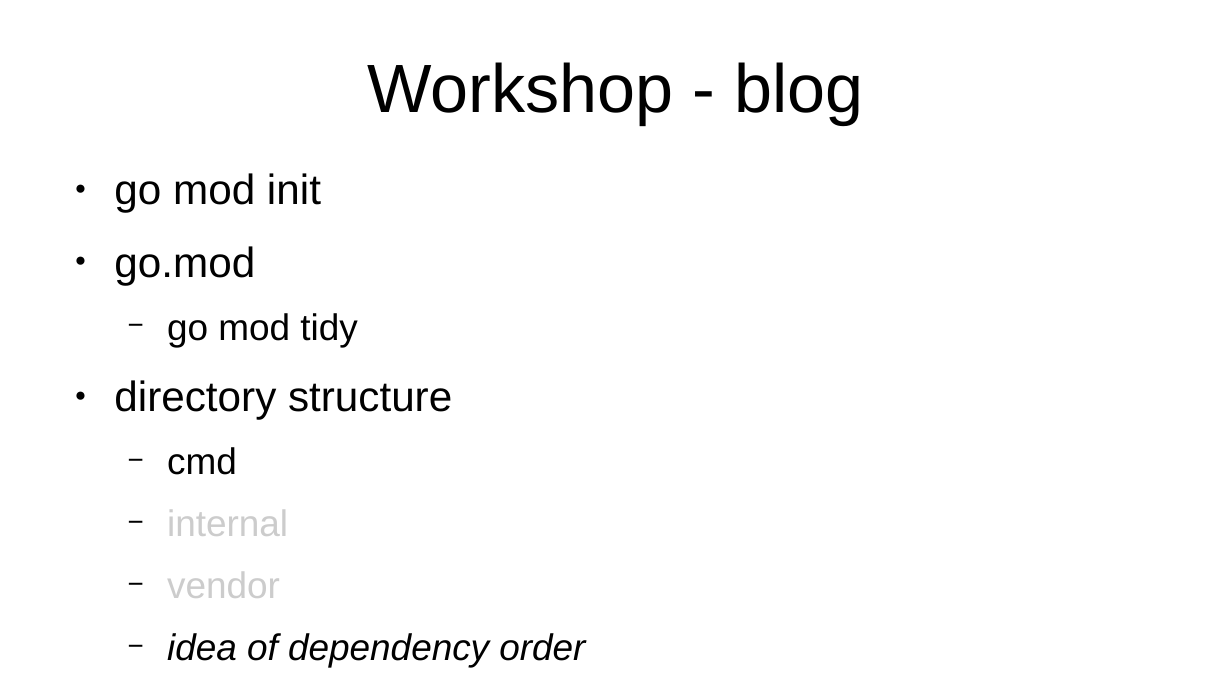
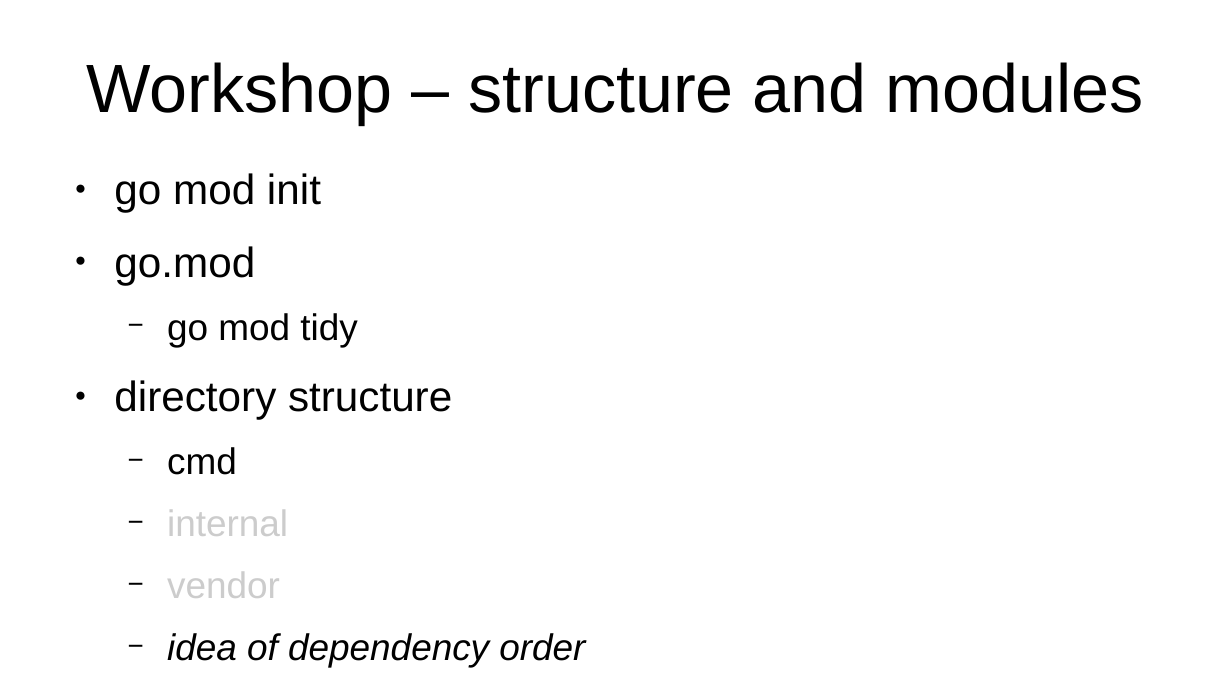
Before and after one commit to axis-go-course/spiderman, a slide deck: slide 10 of presentation.odp. Drawn at 1232x693 pixels with LibreOffice and Linux fonts; fonts in the diff are those of the drawing. Boxes give left, top, right and bottom in pixels: in the first picture for what was removed or moved away, otherwise in the second. Text is boxed around its words. In the diff, an @@ line names an element or a change of style, - is before the commit and + after.

Commit message:
Update workshop

```diff
--- a/presentation.odp
+++ b/presentation.odp
@@ title at (87,62,1144,125): text changed @@
-Workshop - blog
+Workshop – structure and modules
```
Also in this commit, not shown: 1 other slide changed, 1 other file.
